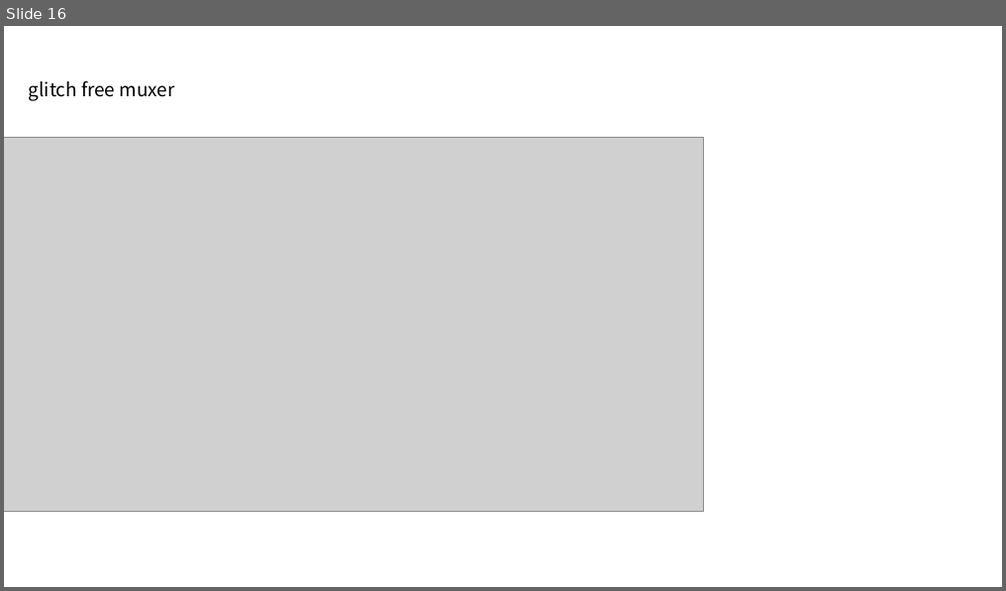
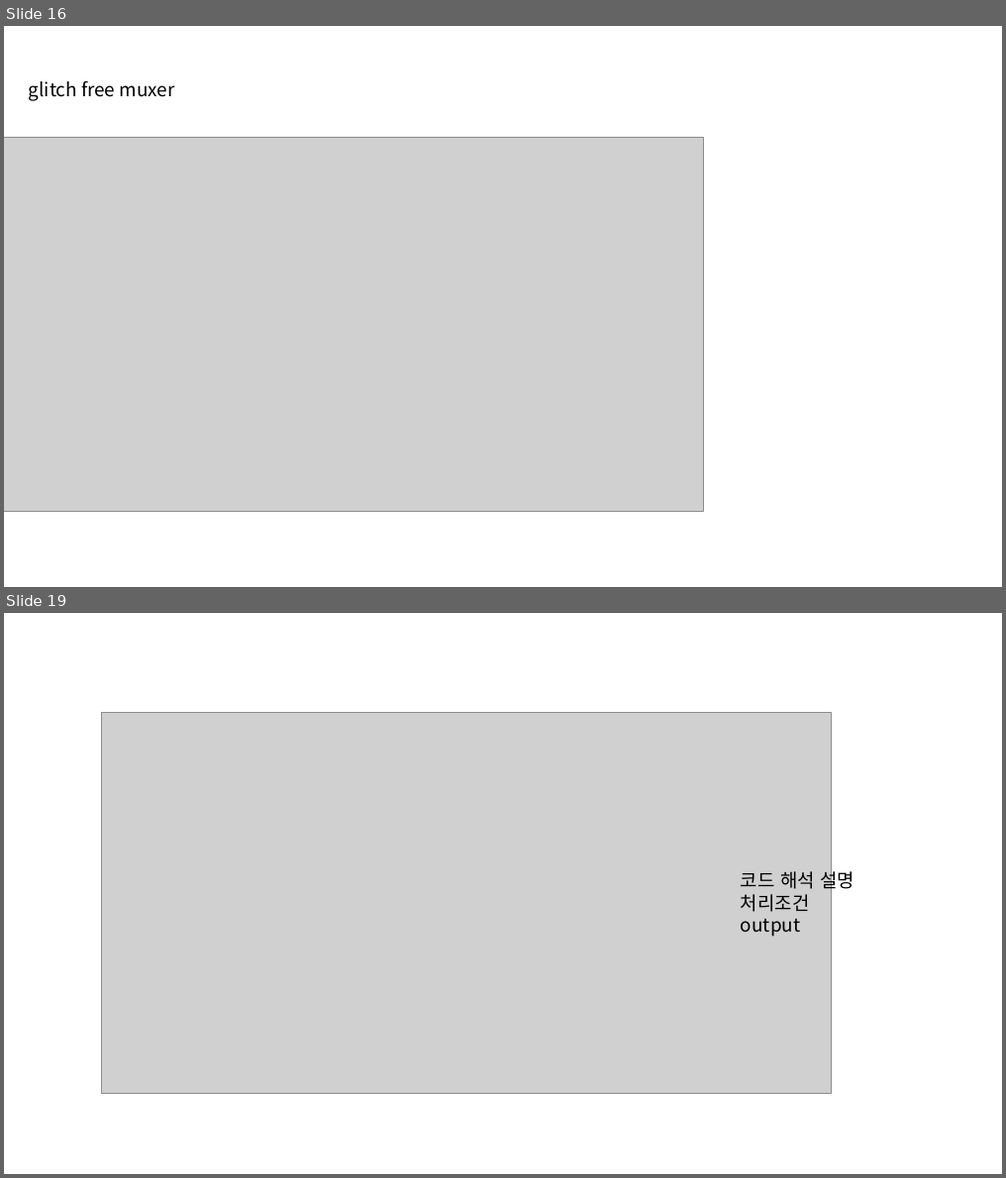
Before and after one commit to kimsacademy1234-max/System_Verilog, a slide deck: vfile/inform_module/module_library.pptx. Shown one above the other, each under a label of ours: slide 16 before the commit, slides 16 and 19 after it; the slides between them are not shown. The pictures are 1006x591 and 1006x1178 pixels, drawn with LibreOffice and Linux fonts; fonts in the diff are those of the drawing; grey boxes stand for pictures. Boxes give left, top, right and bottom in pixels: in the first picture for what was removed or moved away, otherwise in the second. Text is boxed around its words. In the diff, an @@ line names an element or a change of style, - is before the commit and + after.

```diff
--- a/vfile/inform_module/module_library.pptx
+++ b/vfile/inform_module/module_library.pptx
@@ slide 19 added at (4, 613, 1002, 1174), background #FFFFFF @@
@@ picture added at (101, 713, 832, 1094) @@
@@ text added at (741, 868, 854, 937), 18 pt, text #000000 @@
+코드 해석 설명
+처리조건
+output
```
Also in this commit, not shown: 3 other slides added, 1 slide removed, 4 other files.
